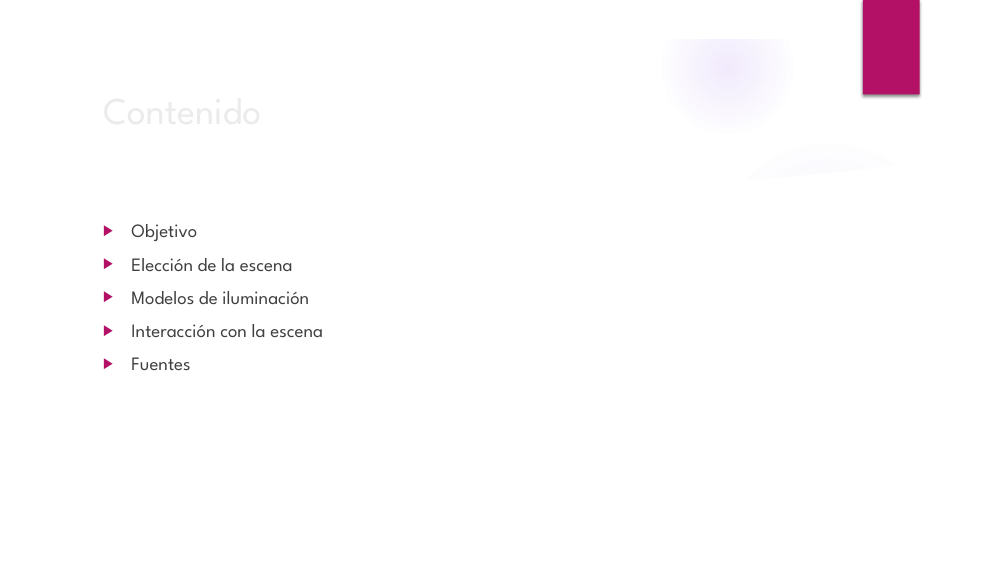
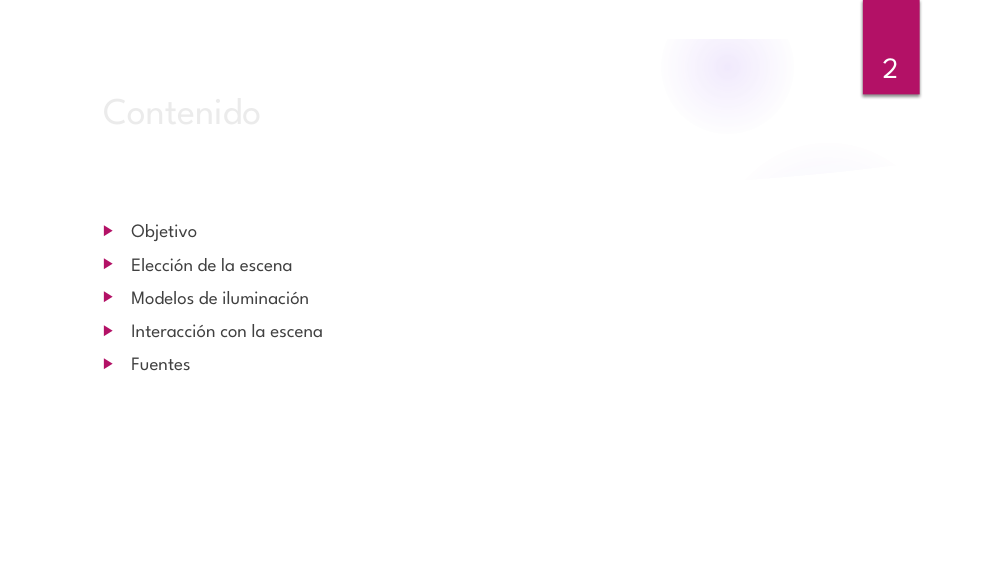
Before and after one commit to nlandau91/CG2019, a slide deck: slide 2 of Proyecto2/Presentacion Proyecto 2.pptx. Drawn at 1008x567 pixels with LibreOffice and Linux fonts; fonts in the diff are those of the drawing; background and template pictures are left out. Boxes give left, top, right and bottom in pixels: in the first picture for what was removed or moved away, otherwise in the second. Text is boxed around its words. In the diff, an @@ line names an element or a change of style, - is before the commit and + after.

```diff
--- a/Proyecto2/Presentacion Proyecto 2.pptx
+++ b/Proyecto2/Presentacion Proyecto 2.pptx
@@ page number added at box(883, 58, 899, 78), 28 pt, text #FFFFFF @@
+2
```
Also in this commit, not shown: 5 other slides changed, 1 slide added, 4 slides removed.
